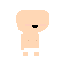
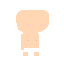
Revision of a layered w=64, h=64 image; what changed, layer by layer:
painted on "Layer 3" over (32, 25, 38, 28)
